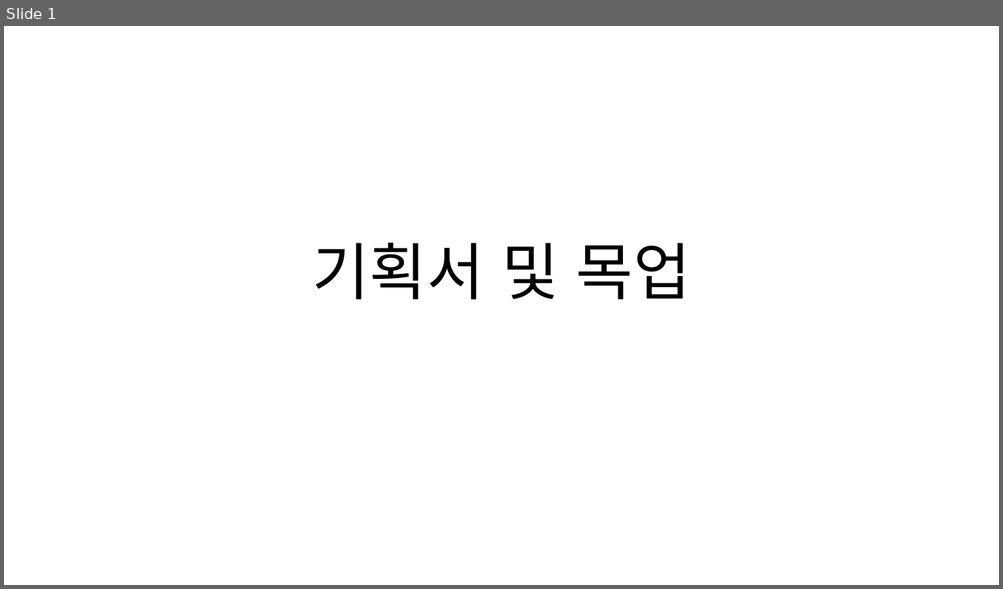
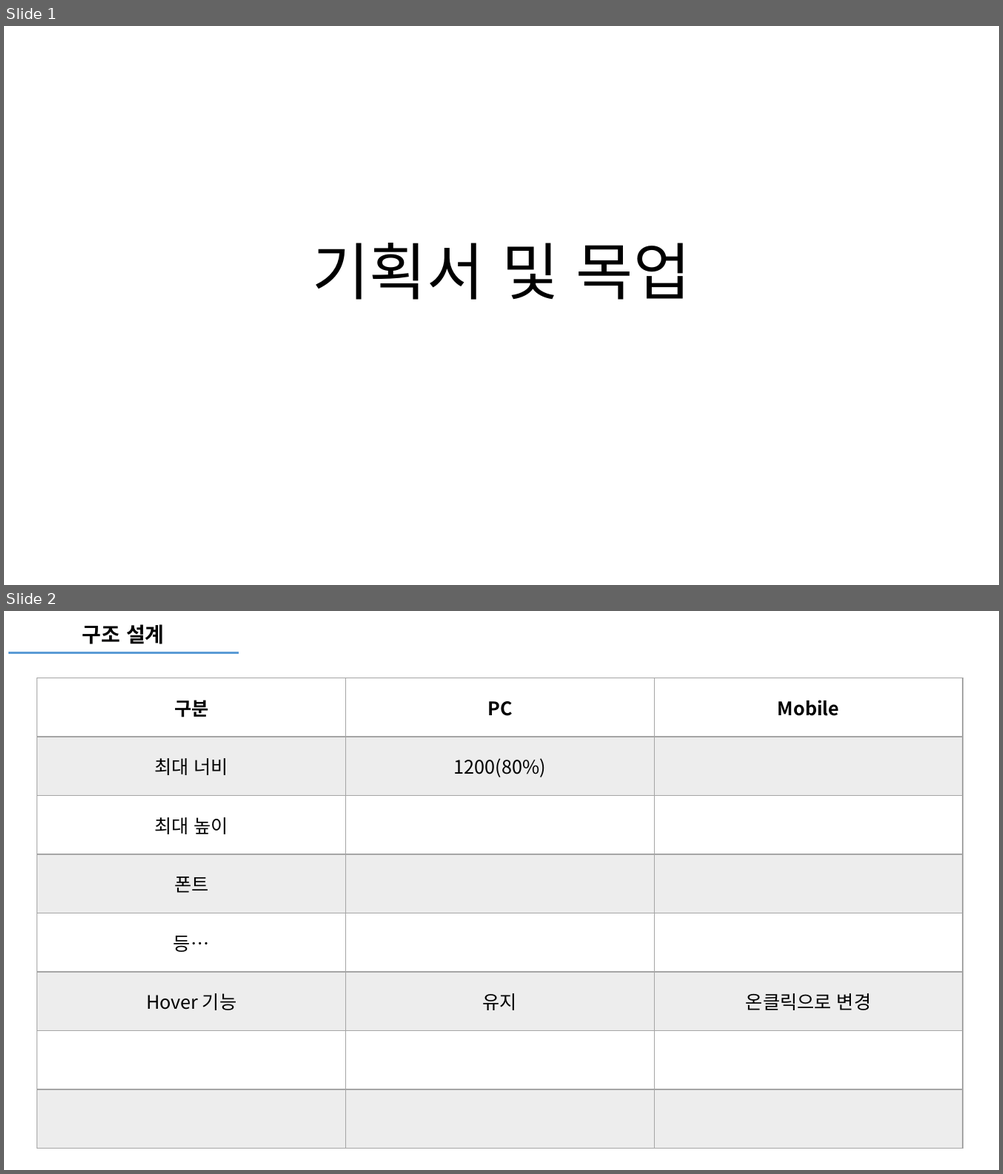
Before and after one commit to mygorithm2020/BookmarkProject, a slide deck: bookmark.pptx. Shown one above the other, each under a label of ours: slide 1 before the commit, slides 1 and 2 after it. The pictures are 1003x589 and 1003x1174 pixels, drawn with LibreOffice and Linux fonts; fonts in the diff are those of the drawing. Boxes give left, top, right and bottom in pixels: in the first picture for what was removed or moved away, otherwise in the second. Text is boxed around its words. In the diff, an @@ line names an element or a change of style, - is before the commit and + after.

```diff
--- a/bookmark.pptx
+++ b/bookmark.pptx
@@ slide 2 added at <box>4,611,999,1170</box>, background #FFFFFF @@
@@ text added at <box>82,624,165,644</box>, 20 pt, text #000000, bold @@
+구조 설계
@@ line added from (8, 652) to (239, 652), #5B9BD5 2.25 pt @@
@@ table added at <box>37,678,962,1149</box>, 8 rows, 3 columns @@
+구분 | PC | Mobile
+최대 너비 | 1200(80%) | 
+최대 높이 |  | 
+폰트 |  | 
+등… |  | 
+Hover 기능 | 유지 | 온클릭으로 변경
+ |  | 
+ |  | 
```
Also in this commit, not shown: 1 slide changed, 1 slide removed, 7 other files.
